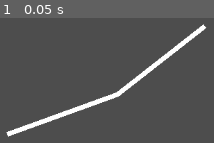
Above: before the commit, frame 1.
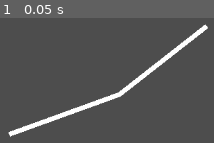
Above: after the commit, the same moment.

Repository: jas-wei/meshi_dungeon
Game: Godot game, scene res://meat_minigame.tscn
Same seed, same stepped clock (60 frames per second), same inputs: the game is played once before the commit and once after it. This scene is started directly instead of the project's main scene.
Inputs:
- Up to frame 1 (0.05 s): no input

The runs differ from the first frame. In frame 1, 2.6% of the frame differs, in the area x 2-98%, y 4-96%.

Commit message:
i started the meat game

Diff:
--- a/meat_minigame.tscn
+++ b/meat_minigame.tscn
@@ -1,10 +1,4 @@
-[gd_scene load_steps=2 format=3 uid="uid://wq4rq6olbqtg"]
-
-[sub_resource type="Curve2D" id="Curve2D_oxrse"]
-_data = {
-"points": PackedVector2Array(0, 0, 0, 0, 95, -40, 0, 0, 0, 0, 55, -44, 0, 0, 0, 0, 38, 8, 0, 0, 0, 0, 0, 0)
-}
-point_count = 4
+[gd_scene format=3 uid="uid://wq4rq6olbqtg"]
 
 [node name="Node2D" type="Node2D"]
 
@@ -12,10 +6,6 @@
 zoom = Vector2(2.74, 2.74)
 
 [node name="Line2D" type="Line2D" parent="Camera2D"]
-position = Vector2(-58, 21)
+position = Vector2(-57, 21)
 points = PackedVector2Array(104, -57, 58, -21, 0, 0)
 width = 2.455
-
-[node name="Path2D" type="Path2D" parent="."]
-visible = false
-curve = SubResource("Curve2D_oxrse")
Not shown, added: export_presets.cfg
Binary file added: exported_game/test.apple-touch-icon.png
Not shown, added: exported_game/test.apple-touch-icon.png.import
Binary file added: exported_game/test.icon.png
Not shown, added: exported_game/test.icon.png.import
Binary file added: exported_game/test.png
Not shown, added: exported_game/test.png.import
Not shown, added: exported_game/test.audio.worklet.js
Not shown, added: exported_game/test.html
Not shown, added: exported_game/test.js
Not shown, added: exported_game/test.pck
Not shown, added: exported_game/test.wasm
(and 1 more such lines)
